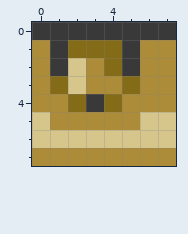
Pixel-art sprite -- Custom/Table-type-1-11_large.png. Above is the file before it was changed.
The file is 64x64 pixels, drawn in blocks of 8x8; one block is one cell here.
Now the later version:
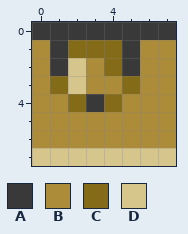
Palette (. is transparent): A #393939  B #ad8c39  C #846b18  D #d6c68c
From the commit log: Fixed floor tiles and table tiles
What changed:
{"y":5,"x":0,"old":"D","new":"B"}
{"y":5,"x":6,"old":"DD","new":"BB"}
{"y":6,"x":0,"old":"DDDDDDDD","new":"BBBBBBBB"}
{"y":7,"x":0,"old":"BBBBBBBB","new":"DDDDDDDD"}
{"label":"changed","picture_box":[32,112,176,166]}
